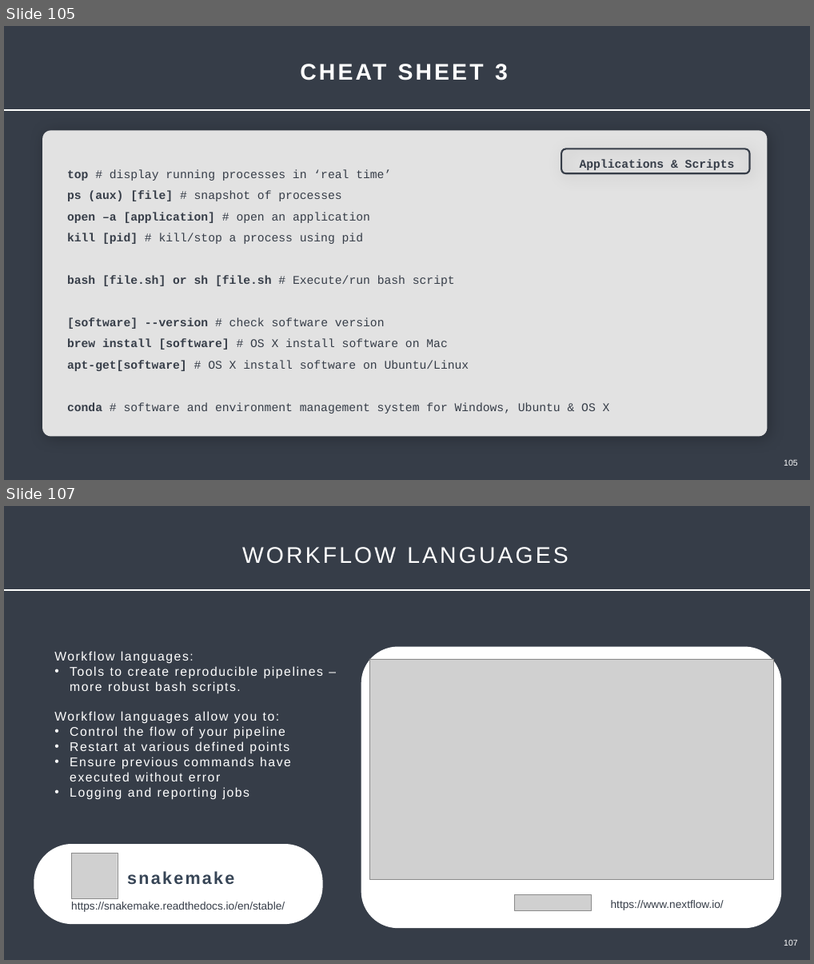
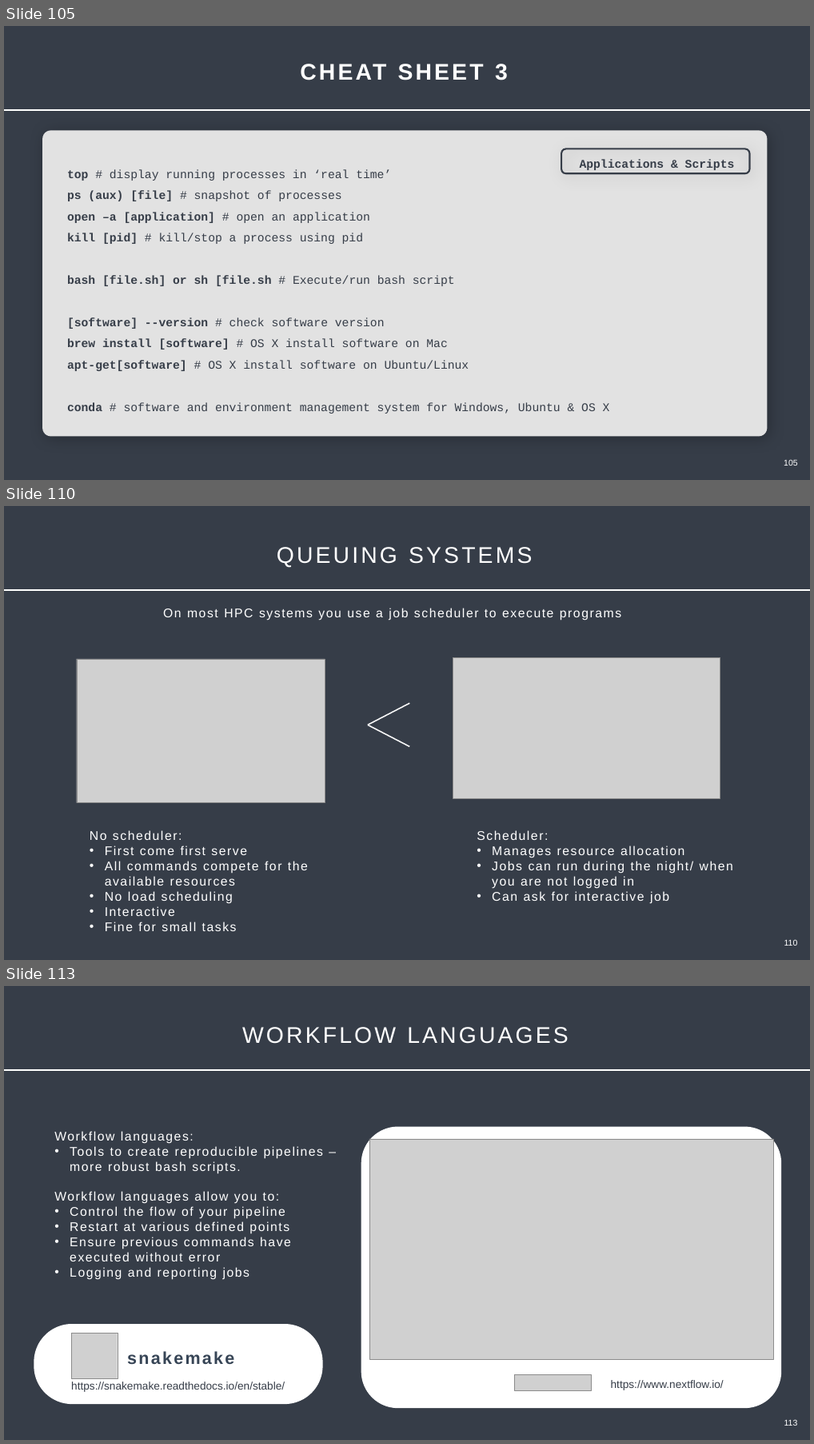
Before and after one commit to Center-for-Health-Data-Science/Just-Bash-It, a slide deck: Teachers/Just_Bash_It_Slideshow.pptx. Shown one above the other, each under a label of ours: slides 105 and 107 before the commit, slides 105, 110 and 113 after it; the slides between them are not shown. The pictures are 814x964 and 814x1444 pixels, drawn with LibreOffice and Linux fonts; fonts in the diff are those of the drawing; grey boxes stand for pictures. Boxes give left, top, right and bottom in pixels: in the first picture for what was removed or moved away, otherwise in the second. Text is boxed around its words. In the diff, an @@ line names an element or a change of style, - is before the commit and + after.

```diff
--- a/Teachers/Just_Bash_It_Slideshow.pptx
+++ b/Teachers/Just_Bash_It_Slideshow.pptx
@@ slide 110 added at (x1=4, y1=506, x2=810, y2=960), background #363D48 @@
@@ text added at (x1=277, y1=547, x2=532, y2=568), 54 pt, text #FFFFFF @@
+QUEUING SYSTEMS
@@ line added from (4, 590) to (810, 590), #FFFFFF 3 pt @@
@@ text added at (x1=163, y1=608, x2=622, y2=620), 30 pt, text #FFFFFF @@
+On most HPC systems you use a job scheduler to execute programs
@@ picture added at (x1=77, y1=659, x2=325, y2=803) @@
@@ picture added at (x1=453, y1=657, x2=721, y2=798) @@
@@ line added from (410, 703) to (368, 724), #F8F8F8 3 pt @@
@@ line added from (410, 747) to (368, 724), #F8F8F8 3 pt @@
@@ text added at (x1=90, y1=830, x2=308, y2=931), 30 pt, text #FFFFFF @@
+No scheduler:
+• First come first serve
+• All commands compete for the available resources
+• No load scheduling
+• Interactive
+• Fine for small tasks
@@ text added at (x1=477, y1=830, x2=734, y2=904), 30 pt, text #FFFFFF @@
+Scheduler:
+• Manages resource allocation
+• Jobs can run during the night/ when you are not logged in
+• Can ask for interactive job
@@ text added at (x1=611, y1=899, x2=724, y2=904), 26 pt, text #363D48 @@
+https://www.nextflow.io/
@@ page number added at (x1=785, y1=939, x2=798, y2=945), 20 pt, text #FFFFFF @@
+110
@@ what was slide 107 is now slide 113 @@
@@ page number at (x1=785, y1=1419, x2=798, y2=1425): text changed @@
-107
+113
```
Also in this commit, not shown: 8 slides changed, 6 other slides added, 3 other files.
